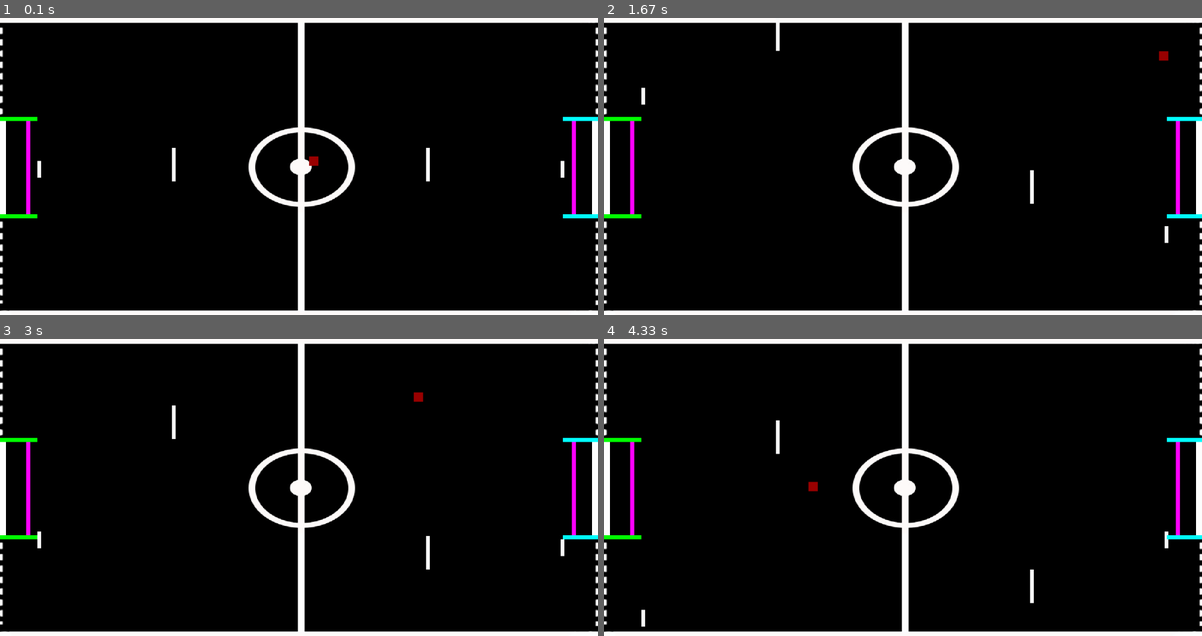
Above: before the commit, frames 1-4 (two rows, left to right).
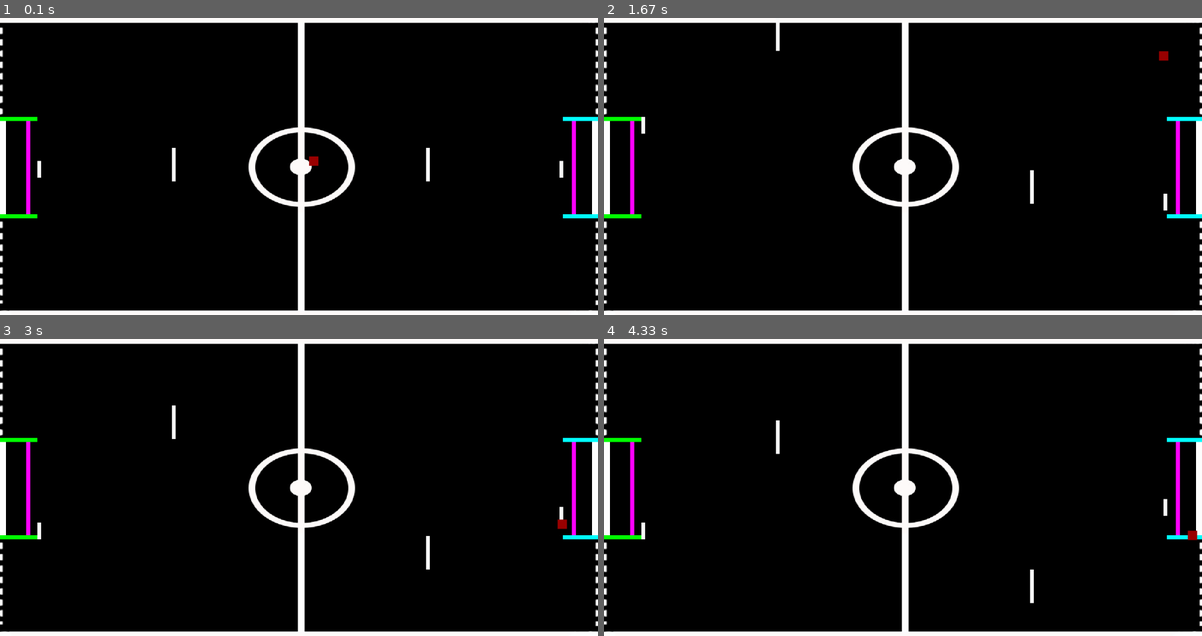
Above: after the commit, the same moments.

Repository: ThiagoSimo1121/LPC-2023_2
Game: pygame game, started from jogo-inedito/main.py
Two runs of this game, one before a commit and one after it. Both use one fixed random seed, a clock stepped at 60 frames per second and the inputs below.
Inputs:
- Up to frame 1 (0.1 s): no input
- Up to frame 2 (1.67 s): hold Q 0.33-0.8 s; hold W 0.33-0.8 s; hold K 0.83-1.3 s; hold W 0.83-1.3 s; tap J at 0.9, 1.2, 1.4 s; tap U at 0.98 s; hold W from 1.33 s (still down); tap I at 1.48 s
- Up to frame 3 (3 s): tap J at 1.7, 1.9, 2.2, 2.47, 2.8 s; release W at 1.8 s; hold A 1.83-2.37 s; hold S 2.4-2.7 s; tap U at 2.55 s; hold A from 2.73 s (still down); tap I at 2.88 s
- Up to frame 4 (4.33 s): tap J at 3.1, 3.23, 3.63, 4.03 s; release A at 3.13 s; hold W 3.17-3.53 s; hold S 3.57-3.93 s; tap U at 3.72 s; hold A from 3.97 s (still down); tap I at 4.12 s

The runs differ from the first frame. In frame 1, less than 0.1% of the frame differs, in the area x 93-95%, y 47-54%; in frame 2, 0.2%; in frame 3, 0.2%; in frame 4, 0.3%, in the area x 6-100%, y 47-97%.

Commit message:
update 2

Diff:
--- a/jogo-inedito/main.py
+++ b/jogo-inedito/main.py
@@ -18,7 +18,7 @@
 player_front_paddle_rect = pygame.Rect(screen_width / 2 - 340, 350, 10, 90)  # original position (340, 250, 10, 90)
 player_back_paddle_rect = pygame.Rect(100, 385, 10, 45)  # original position (90, 275, 10, 45)
 ia_front_paddle_rect = pygame.Rect(screen_width / 2 + 340, 350, 10, 90)  # original position (60, 250, 10, 90)
-ia_back_paddle_rect = pygame.Rect(screen_width - 100, 385, 10, 45)  # original position (810, 275, 10, 45)
+ia_back_paddle_rect = pygame.Rect(screen_width - 103, 385, 10, 45)  # original position (810, 275, 10, 45)
 
 ball_rect = pygame.Rect(screen_width / 2 - 8, screen_height / 2 - 12, 25, 25)
 
@@ -39,14 +39,22 @@
 player_goals = 0
 ia_goals = 0
 
+def kick_off(goalkeeper):
+    global ball_speedx
+    ball_rect.center = (goalkeeper.x, goalkeeper.centery)
+    ball_speedx = -ball_speedx
+
 def balls_moviments():
     global ball_speedy, ball_speedx, hit
 
     ball_rect.x = ball_rect.x + ball_speedx
     ball_rect.y = ball_rect.y + ball_speedy
 
-    if (ball_rect.left <= 0 or ball_rect.right >= screen_width) and hit == False:
-        ball_speedx = -ball_speedx
+    if (ball_rect.right >= screen_width) and hit == False:
+        kick_off(ia_back_paddle_rect)
+        hit = True
+    elif (ball_rect.left <= 0) and hit == False:
+        kick_off(player_back_paddle_rect)
         hit = True
 
     if (ball_rect.top <= 0 or ball_rect.bottom >= screen_height) and hit == False:
@@ -60,7 +68,18 @@
         ball_speedx = -ball_speedx
         ball_speedy = -ball_speedy
         hit = True
-
+    if hit == False and (ball_rect.colliderect(ia_front_paddle_rect)):
+        ball_speedx = -ball_speedx
+        ball_speedy = -ball_speedy
+        hit = True
+    if hit == False and (ball_rect.colliderect(ia_back_paddle_rect)):
+        ball_speedx = -ball_speedx
+        ball_speedy = -ball_speedy
+        hit = True
+    if hit == False and (ball_rect.colliderect(player_back_paddle_rect)):
+        ball_speedx = -ball_speedx
+        ball_speedy = -ball_speedy
+        hit = True
 
 
 while status :
@@ -95,16 +114,28 @@
             player_front_paddle_rect.bottom = screen_height
     if key[pygame.K_q]:
         player_back_paddle_rect.move_ip(0, -7)
+        if player_back_paddle_rect.top <= 267:
+            player_back_paddle_rect.top = 267
     elif key[pygame.K_a]:
         player_back_paddle_rect.move_ip(0, 7)
+        if player_back_paddle_rect.bottom >= 539:
+            player_back_paddle_rect.bottom = 539
     if key[pygame.K_u]:
         ia_front_paddle_rect.move_ip(0, -10)
+        if ia_front_paddle_rect.top <= 0:
+            ia_front_paddle_rect.top = 0
     elif key[pygame.K_j]:
         ia_front_paddle_rect.move_ip(0, 10)
+        if ia_front_paddle_rect.bottom >= screen_height:
+            ia_front_paddle_rect.bottom = screen_height
     if key[pygame.K_i]:
         ia_back_paddle_rect.move_ip(0, -7)
+        if ia_back_paddle_rect.top <= 267:
+            ia_back_paddle_rect.top = 267
     elif key[pygame.K_k]:
         ia_back_paddle_rect.move_ip(0, 7)
+        if ia_back_paddle_rect.bottom >= 539:
+            ia_back_paddle_rect.bottom = 539
 
     balls_moviments()
     # player_front_paddle_rect.y = player_front_paddle.y + paddle_speed
